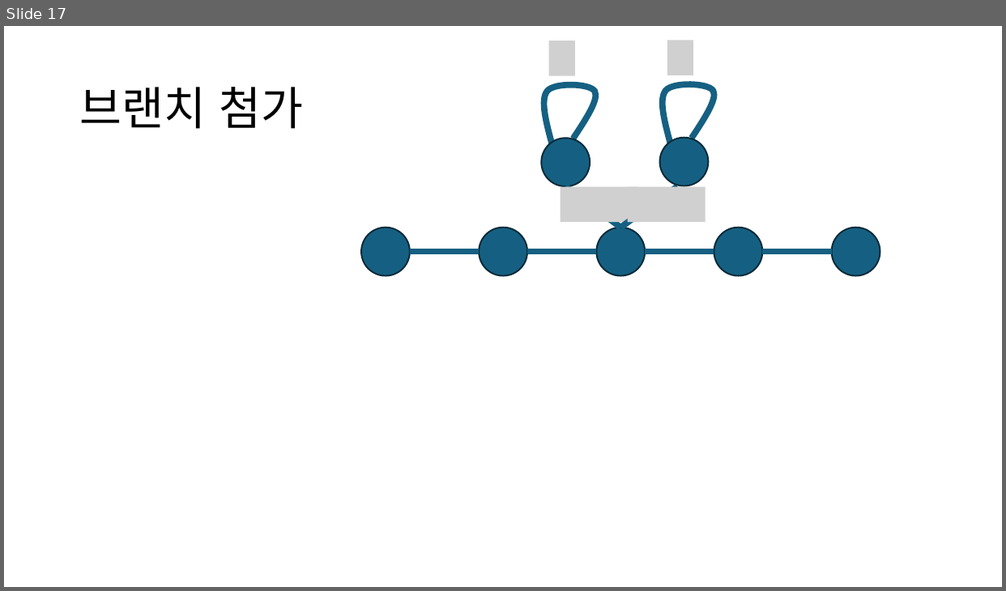
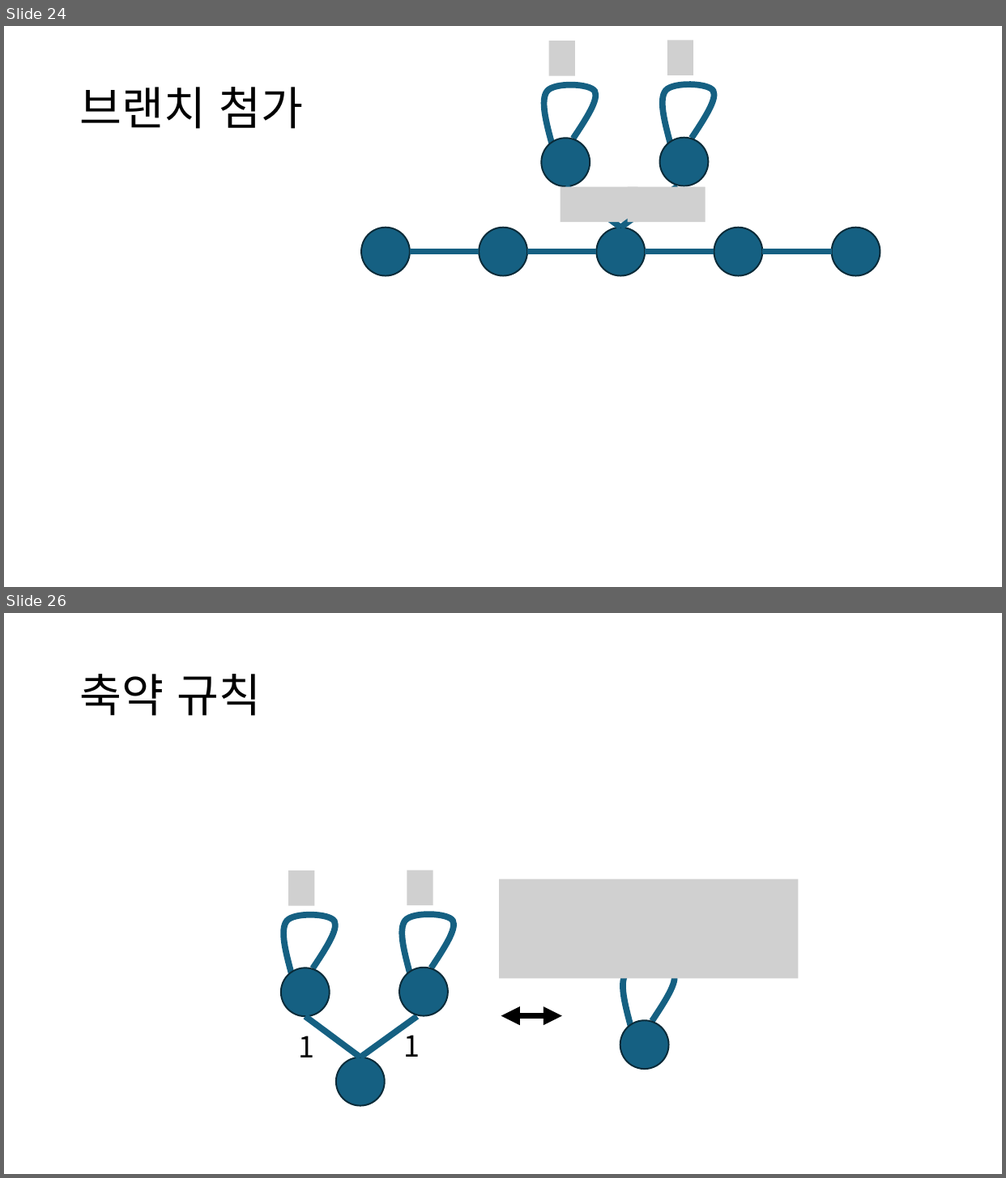
Before and after one commit to singrum/game_tree_scattering, a slide deck: presentation.pptx. Shown one above the other, each under a label of ours: slide 17 before the commit, slides 24 and 26 after it; the slides between them are not shown. The pictures are 1006x591 and 1006x1178 pixels, drawn with LibreOffice and Linux fonts; fonts in the diff are those of the drawing; grey boxes stand for pictures. Boxes give left, top, right and bottom in pixels: in the first picture for what was removed or moved away, otherwise in the second. Text is boxed around its words. In the diff, an @@ line names an element or a change of style, - is before the commit and + after.

```diff
--- a/presentation.pptx
+++ b/presentation.pptx
@@ slide 26 added at (4, 613, 1002, 1174), background #FFFFFF @@
@@ title added at (80, 674, 262, 716), 44 pt, text #000000 @@
+축약 규칙
@@ picture added at (288, 871, 315, 905) @@
@@ picture added at (407, 871, 433, 905) @@
@@ picture added at (499, 879, 799, 979) @@
@@ freeform shape added at (284, 914, 335, 973), outline #156082 6 pt @@
@@ freeform shape added at (403, 914, 454, 973), outline #156082 6 pt @@
@@ ellipse added at (281, 968, 330, 1016), fill #156082, outline #092A39 1.5 pt @@
@@ ellipse added at (399, 968, 448, 1016), fill #156082, outline #092A39 1.5 pt @@
@@ freeform shape added at (623, 968, 675, 1027), outline #156082 6 pt @@
@@ line added from (360, 1058) to (305, 1016), #156082 6 pt @@
@@ line added from (360, 1058) to (417, 1016), #156082 6 pt @@
@@ double arrow added from (501, 1016) to (562, 1016), #000000 6 pt @@
@@ ellipse added at (620, 1021, 669, 1070), fill #156082, outline #092A39 1.5 pt @@
@@ text added at (299, 1036, 315, 1058), 28 pt, text #000000 @@
+1
@@ text added at (404, 1027, 420, 1057), 28 pt, text #000000 @@
+1
@@ ellipse added at (336, 1058, 385, 1106), fill #156082, outline #092A39 1.5 pt @@
@@ what was slide 17 is now slide 24 @@
```
Also in this commit, not shown: 10 slides changed, 18 other slides added, 3 slides removed, 2 other files.
